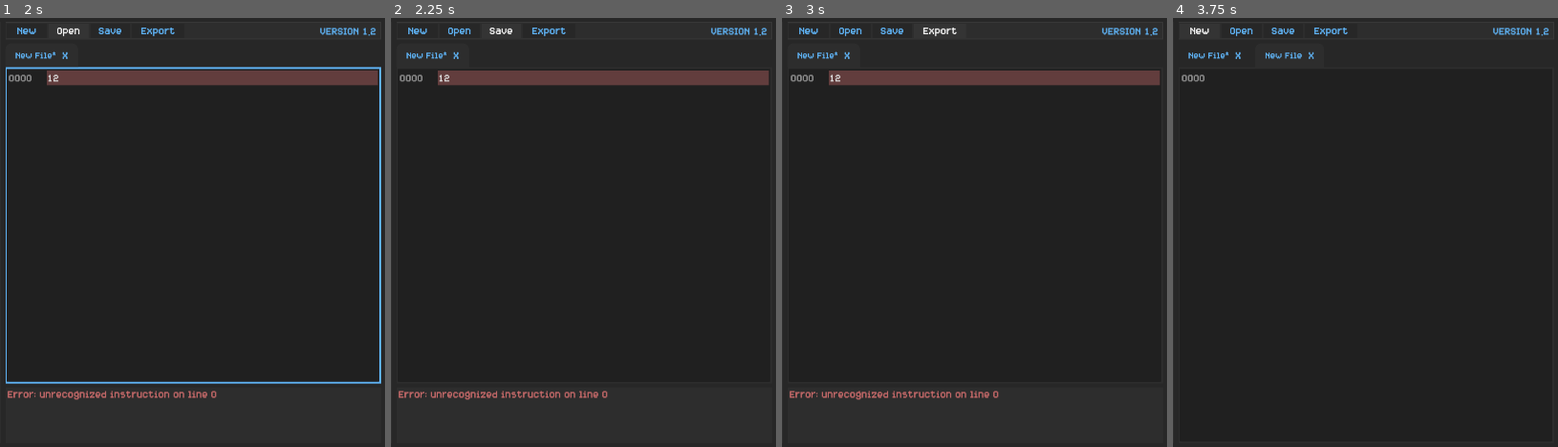
Above: before the commit, frames 1-4 (left to right).
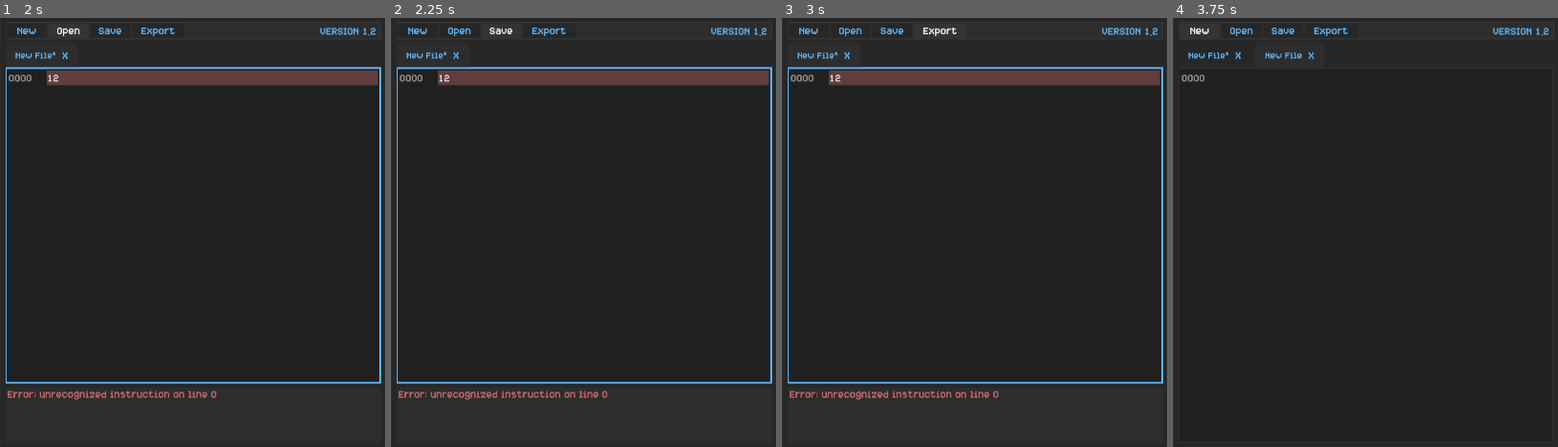
Above: after the commit, the same moments.

Repository: E1thanz/Incel-3-Emulator
Game: Godot game, scene res://Scenes/root.tscn
Same seed, same stepped clock (60 frames per second), same inputs: the game is played once before the commit and once after it.
Inputs (mouse positions are in pixels of both pictures, inside the frame that each line leads up to):
- Up to frame 1 (2 s): click (192, 253) at 0.52 s; type "12" at 0.6 s; click "Open" at 1.25 s
- Up to frame 2 (2.25 s): click "Save" at 2 s
- Up to frame 3 (3 s): click "Export" at 2.75 s
- Up to frame 4 (3.75 s): click "New" at 3.5 s

Frame 1 is identical in both runs. In frame 2, 1.8% of the frame differs, in the area x 1-100%, y 11-86%; in frame 3, 1.8%; in frame 4, nothing differs.

Commit message:
Fixed issues where file prompts would go behind the frozen window and the user will get stuck

Diff:
--- a/scripts/file management.gd
+++ b/scripts/file management.gd
@@ -1,6 +1,24 @@
 extends ColorRect
 
 const programButtonScene = preload("res://Scenes/File Button.tscn")
+
+var fileDialog = "\"Add-Type -AssemblyName System.Windows.Forms;
+										$form = New-Object System.Windows.Forms.Form;
+										$form.TopMost = $true;
+										$form.Size = New-Object System.Drawing.Size(0, 0);
+										$form.StartPosition = 'Manual';
+										$form.Location = New-Object System.Drawing.Point(-1000, -1000);
+										$FileBrowser = New-Object System.Windows.Forms.%sFileDialog;
+										$FileBrowser.initialDirectory = (Get-Item .).FullName + \\\"\\Files\\\";
+										$FileBrowser.filter = \\\"%s files (*.%s)|*.%s\\\";
+										$form.add_Shown({
+											$null = $FileBrowser.ShowDialog($form);
+											Write-Host $FileBrowser.FileName
+											$FileBrowser.Dispose();
+											$form.Close();
+										})
+										$form.ShowDialog();\""
+
 
 var activeButton = null
 var fileButtons = []
@@ -64,6 +82,7 @@
 	newFileButton.get_child(0).get_child(1).text = name
 	activeButton = newFileButton
 	%"Program View".text = ""
+	%"Edit View Rect".color = Color.hex(0x2d2d2dff)
 
 func _notification(notification):
 	if notification == NOTIFICATION_WM_CLOSE_REQUEST:
@@ -79,23 +98,25 @@
 		return
 
 	var results = []
-	OS.execute("powershell.exe", PackedStringArray(["\"Add-Type -AssemblyName System.Windows.Forms;
-														$FileBrowser = New-Object System.Windows.Forms.OpenFileDialog;
-														$FileBrowser.initialDirectory = (Get-Item .).FullName + \\\"\\Files\\\";
-														$FileBrowser.filter = \\\"txt files (*.txt)|*.txt\\\";
-														[void]$FileBrowser.ShowDialog([System.Windows.Forms.Form]::FromHandle((Get-Process -Id $PID).MainWindowHandle));
-														$FileBrowser.FileName\""]), results, true)
-	if results.is_empty() or results[0].strip_edges().is_empty():
+	OS.execute("powershell.exe", PackedStringArray([fileDialog % ["Open", "txt", "txt", "txt"]]), results, true)
+
+	var processed_results = results[0].strip_edges().split("\n")[0]
+
+	if processed_results == "Cancel":
 		return
 
 	for button in fileButtons:
-		if button.get_meta("FilePath") == results[0].strip_edges():
+		if button.get_meta("FilePath") == processed_results:
 			return
 
-	activeButton.selected = false
-	activeButton.update_selection()
-	create_new_file(Array(results[0].strip_edges().split("\\")).pop_back())
-	activeButton.set_meta("FilePath", results[0].strip_edges())
+	if activeButton.get_meta("FilePath") == "" and not activeButton.get_meta("Changed"):
+		fileButtons.erase(activeButton)
+		activeButton.queue_free()
+	else:
+		activeButton.selected = false
+		activeButton.update_selection()
+	create_new_file(Array(processed_results.split("\\")).pop_back())
+	activeButton.set_meta("FilePath", processed_results)
 
 	var file = FileAccess.open(activeButton.get_meta("FilePath"), FileAccess.READ)
 	var file_text = file.get_as_text()
@@ -106,8 +127,11 @@
 
 func _save_file_press():
 	for button in fileButtons:
-		save_file(button)
-	%"Edit View Rect".color = Color.hex(0x2d2d2dff)
+		if button == activeButton:
+			if save_file(button):
+				%"Edit View Rect".color = Color.hex(0x2d2d2dff)
+		else:
+			save_file(button)
 
 func save_file(button) -> bool:
 	if not button.get_meta("Changed"):
@@ -117,16 +141,15 @@
 		if OS.get_name() == "Linux":
 			return false
 		var results = []
-		OS.execute("powershell.exe", PackedStringArray(["\"Add-Type -AssemblyName System.Windows.Forms;
-															$FileBrowser = New-Object System.Windows.Forms.SaveFileDialog;
-															$FileBrowser.initialDirectory = (Get-Item .).FullName + \\\"\\\\Files\\\\\\\";
-															$FileBrowser.filter = \\\"txt files (*.txt)|*.txt\\\";
-															[void]$FileBrowser.ShowDialog([System.Windows.Forms.Form]::FromHandle((Get-Process -Id $PID).MainWindowHandle));
-															$FileBrowser.FileName\""]), results, true)
-		if results.is_empty() or results[0].strip_edges().is_empty():
+
+		OS.execute("powershell.exe", PackedStringArray([fileDialog % ["Save", "txt", "txt", "txt"]]), results, true)
+
+		var processed_results = results[0].strip_edges().split("\n")[0]
+
+		if processed_results == "Cancel":
 			return false
 
-		button.set_meta("FilePath", results[0].strip_edges())
+		button.set_meta("FilePath", processed_results)
 
 	var split_path = Array(button.get_meta("FilePath").split("\\")).pop_back()
 	button.get_child(0).get_child(1).text = split_path
@@ -154,14 +177,15 @@
 
 		# THIS IS A TEMPORARY LINUX SOLUTION
 		if OS.get_name() == "Windows":
-			OS.execute("powershell.exe", PackedStringArray(["\"Add-Type -AssemblyName System.Windows.Forms;
-																$FileBrowser = New-Object System.Windows.Forms.SaveFileDialog;
-																$FileBrowser.initialDirectory = (Get-Item .).FullName + \\\"\\Files\\\";
-																$FileBrowser.filter = \\\"schem files (*.schem)|*.schem\\\";
-																[void]$FileBrowser.ShowDialog([System.Windows.Forms.Form]::FromHandle((Get-Process -Id $PID).MainWindowHandle));
-																$FileBrowser.FileName\""]), results, true)
-			if results.is_empty() or results[0].strip_edges().is_empty():
+			OS.execute("powershell.exe", PackedStringArray([fileDialog % ["Save", "schem", "schem", "schem"]]), results, true)
+
+			var processed_results = results[0].strip_edges().split("\n")[0]
+
+			if processed_results == "Cancel":
 				return false
+
+			results.clear()
+			results.append(processed_results)
 		else:
 			results.append("./PythonFiles/program.schem")
 		pythonOut.clear()
